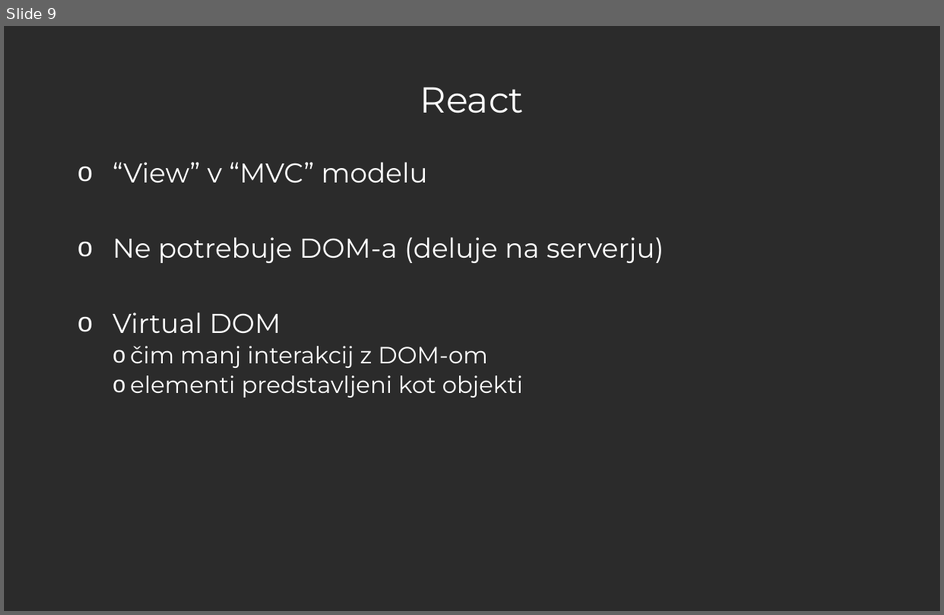
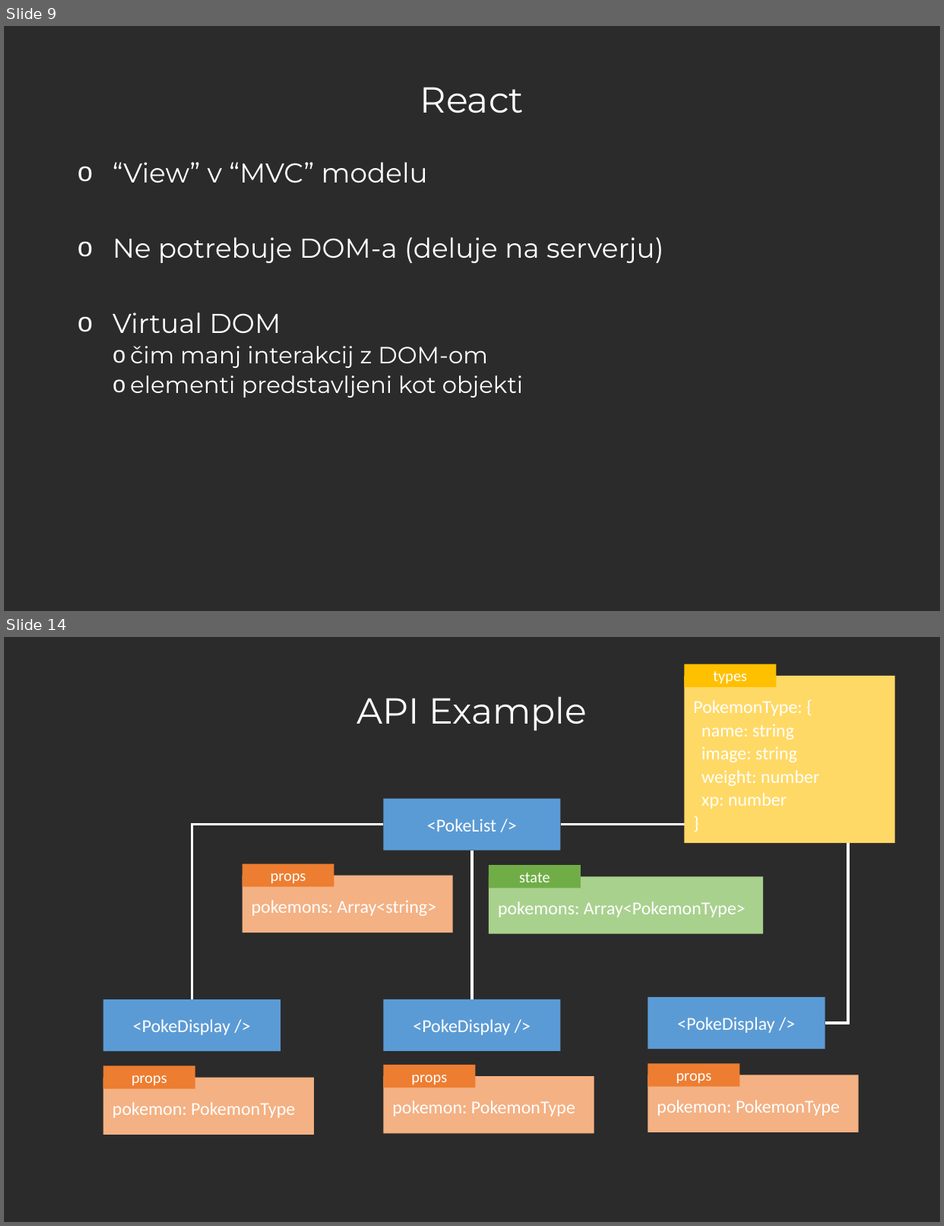
Before and after one commit to urbancvek/react-workshop, a slide deck: Let's React - Workshop.pptx. Shown one above the other, each under a label of ours: slide 9 before the commit, slides 9 and 14 after it; the slides between them are not shown. The pictures are 944x615 and 944x1226 pixels, drawn with LibreOffice and Linux fonts; fonts in the diff are those of the drawing; background and template pictures are left out; a plain dark background stands for a picture behind light text. Boxes give left, top, right and bottom in pixels: in the first picture for what was removed or moved away, otherwise in the second. Text is boxed around its words. In the diff, an @@ line names an element or a change of style, - is before the commit and + after.

Commit message:
Add slides for examples

```diff
--- a/Let's React - Workshop.pptx
+++ b/Let's React - Workshop.pptx
@@ slide 14 added at [4,637,940,1222], background picture (left out) @@
@@ rectangle added at [684,676,895,843], fill #FFD966, 14.2 pt, text #FFFFFF @@
+PokemonType: {
+name: string
+image: string
+weight: number
+xp: number
+}
@@ rectangle added at [684,664,776,687], fill #FFC000, 12 pt, text #FFFFFF @@
+types
@@ title added at [357,696,587,731], 28 pt, text #FFFFFF @@
+API Example
@@ rectangle added at [384,799,561,851], fill #5B9BD5, 14.2 pt, text #FFFFFF @@
+<PokeList />
@@ elbow line added from (384, 825) to (192, 1000), #FFFFFF 2 pt @@
@@ elbow line added from (560, 825) to (825, 1023), #FFFFFF 2 pt @@
@@ rectangle added at [242,863,334,887], fill #ED7D31, 12 pt, text #FFFFFF @@
+props
@@ line added from (472, 851) to (472, 1000), #FFFFFF 2 pt @@
@@ rectangle added at [242,876,452,933], fill #F4B183, 14.2 pt, text #FFFFFF @@
+pokemons: Array<string>
@@ rectangle added at [489,876,763,934], fill #A9D18E, 14.2 pt, text #FFFFFF @@
+pokemons: Array<PokemonType>
@@ rectangle added at [489,866,581,889], fill #70AD47, 12 pt, text #FFFFFF @@
+state
@@ rectangle added at [104,1000,281,1051], fill #5B9BD5, 14.2 pt, text #FFFFFF @@
+<PokeDisplay />
@@ rectangle added at [384,1000,561,1051], fill #5B9BD5, 14.2 pt, text #FFFFFF @@
+<PokeDisplay />
@@ rectangle added at [648,997,825,1050], fill #5B9BD5, 14.2 pt, text #FFFFFF @@
+<PokeDisplay />
@@ rectangle added at [104,1066,196,1089], fill #ED7D31, 12 pt, text #FFFFFF @@
+props
@@ rectangle added at [384,1064,476,1088], fill #ED7D31, 12 pt, text #FFFFFF @@
+props
@@ rectangle added at [648,1063,740,1087], fill #ED7D31, 12 pt, text #FFFFFF @@
+props
@@ rectangle added at [104,1077,314,1135], fill #F4B183, 14.2 pt, text #FFFFFF @@
+pokemon: PokemonType
@@ rectangle added at [384,1076,595,1134], fill #F4B183, 14.2 pt, text #FFFFFF @@
+pokemon: PokemonType
@@ rectangle added at [648,1076,858,1133], fill #F4B183, 14.2 pt, text #FFFFFF @@
+pokemon: PokemonType
```
Also in this commit, not shown: 1 slide changed, 6 other slides added.
